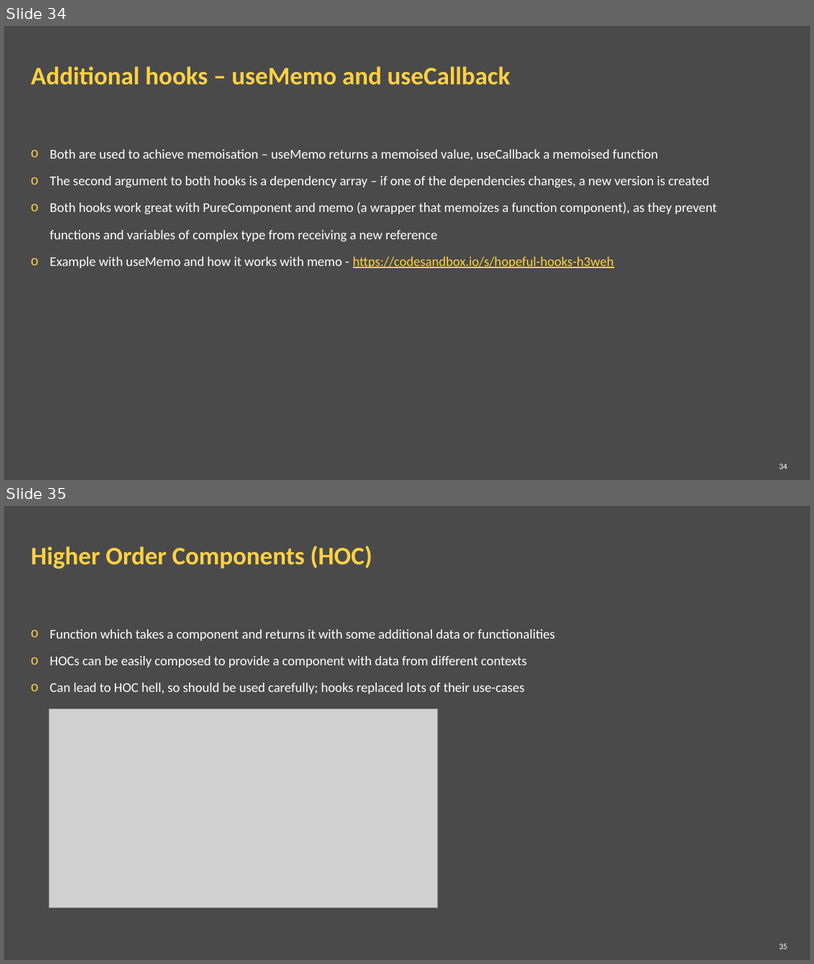
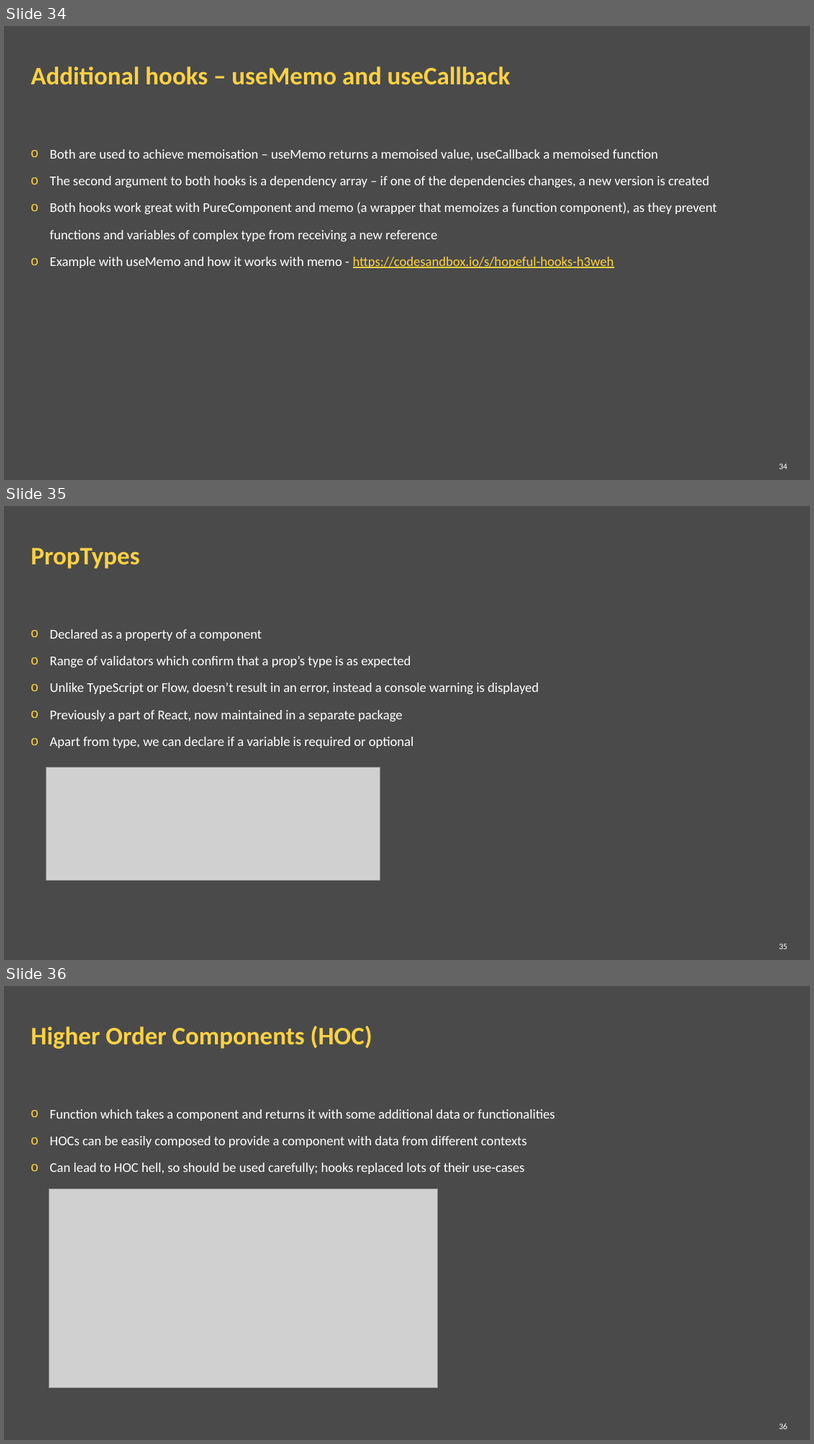
Before and after one commit to ppuzio/react-course-examples, a slide deck: React BEST course.pptx. Shown one above the other, each under a label of ours: slides 34 and 35 before the commit, slides 34, 35 and 36 after it. The pictures are 814x964 and 814x1444 pixels, drawn with LibreOffice and Linux fonts; fonts in the diff are those of the drawing; grey boxes stand for pictures; background and template pictures are left out. Boxes give left, top, right and bottom in pixels: in the first picture for what was removed or moved away, otherwise in the second. Text is boxed around its words. In the diff, an @@ line names an element or a change of style, - is before the commit and + after.

```diff
--- a/React BEST course.pptx
+++ b/React BEST course.pptx
@@ slide 35 added at (4,506,810,960), background #4A4A4A @@
@@ title added at (31,548,139,569), 30 pt, text #FFD242, bold @@
+PropTypes
@@ text added at (50,629,539,748), 16 pt, text #FFFFFF @@
+o Declared as a property of a component
+o Range of validators which confirm that a prop’s type is as expected
+o Unlike TypeScript or Flow, doesn’t result in an error, instead a console warning is displayed
+o Previously a part of React, now maintained in a separate package
+o Apart from type, we can declare if a variable is required or optional
@@ picture added at (46,767,380,880) @@
@@ page number added at (779,943,788,949), 10 pt, text #FFFFFF @@
+35
@@ what was slide 35 is now slide 36 @@
@@ page number at (779,1423,788,1429): text changed @@
-35
+36
```
Also in this commit, not shown: 1 slide changed, 8 other slides added, 5 other files.
